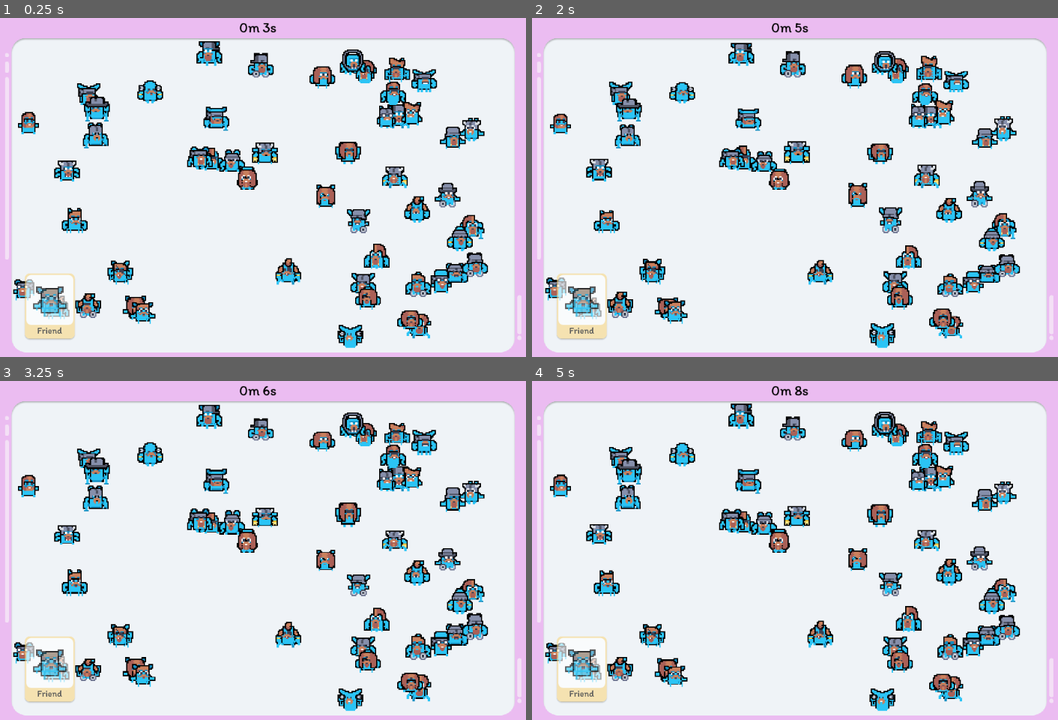
Above: before the commit, frames 1-4 (two rows, left to right).
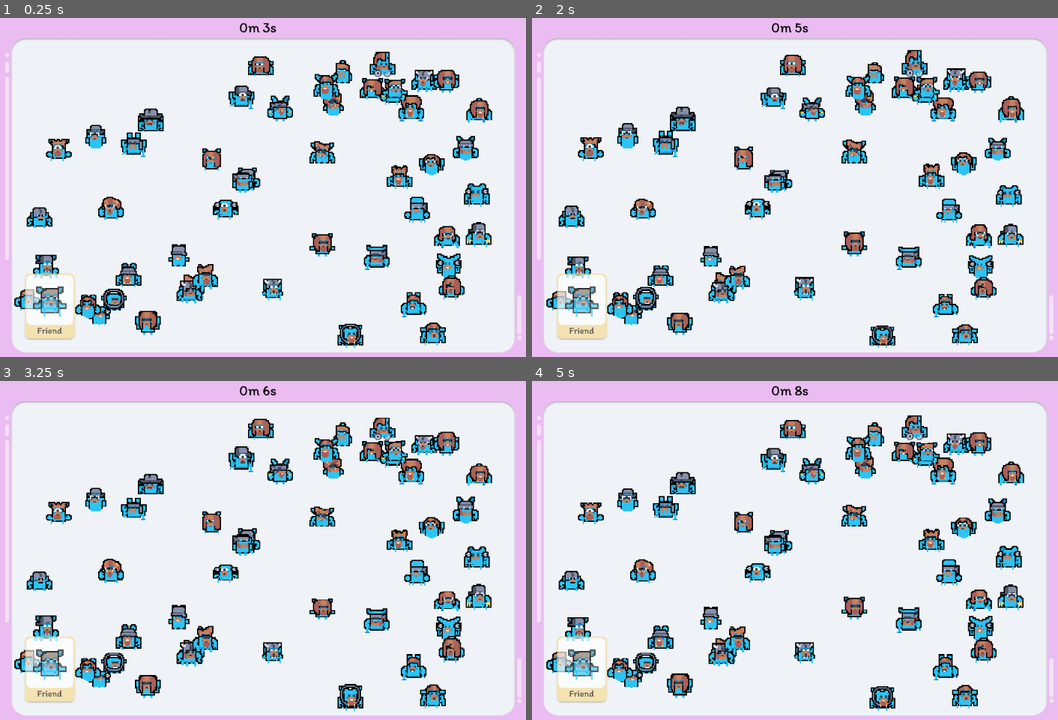
Above: after the commit, the same moments.

Repository: brettkolodny/find-your-friend
Game: Godot game, scene res://Scenes/Level/Level.tscn
Two runs of this game, one before a commit and one after it. Both use one fixed random seed, a clock stepped at 60 frames per second and the inputs below. The project has no main scene, so this scene is started directly.
Inputs (mouse positions are in pixels of both pictures, inside the frame that each line leads up to):
- Up to frame 1 (0.25 s): no input
- Up to frame 2 (2 s): move the mouse to (579, 306) at 0.52 s; click (579, 306) at 0.6 s; move the mouse to (668, 211) at 1.27 s; click (668, 211) at 1.35 s
- Up to frame 3 (3.25 s): move the mouse to (320, 479) at 2.02 s; click (320, 479) at 2.1 s; move the mouse to (226, 625) at 2.77 s; click (226, 625) at 2.85 s
- Up to frame 4 (5 s): move the mouse to (968, 608) at 3.52 s; click (968, 608) at 3.6 s; move the mouse to (610, 503) at 4.27 s; click (610, 503) at 4.35 s

The runs differ from the first frame. In frame 1, 19% of the frame differs, in the area x 2-94%, y 6-98%; in frame 2, 19%, in the area x 2-94%, y 7-98%; in frame 3, 19%; in frame 4, 19%.

Commit message:
fix friend only facing one direction

Diff:
--- a/Scenes/Level/Level.gd
+++ b/Scenes/Level/Level.gd
@@ -18,6 +18,8 @@
 	var new_character: Node2D = node.instance()
 	new_character.scale = character_scale
 
+	if randi() % 2:
+		new_character.scale.x *= -1
 
 	var rand_x = randi() % int(spawn_area_size.x)
 	var rand_y = randi() % int(spawn_area_size.y)
@@ -117,11 +119,10 @@
 		if Input.is_action_just_pressed("ui_left_click"):
 			var friend = get_tree().get_nodes_in_group("friend")[0]
 			if self.character_is_hit(friend):
-				print("hit friend")
+				Global.level_win(OS.get_ticks_msec() - self.start_time)
 			else:
 				var peeps = get_tree().get_nodes_in_group("peep")
 				for peep in peeps:
 					if self.character_is_hit(peep):
-						print("Hit peep")
-						return
-				print("Hit nothing")
+						Global.level_lose()
+						break
--- a/Scripts/Global.gd
+++ b/Scripts/Global.gd
@@ -128,9 +128,6 @@
 	var peeps = get_tree().get_nodes_in_group("peep")
 
 	for peep in peeps:
-		if randi() % 2:
-			peep.scale.x *= -1
-
 		var character = peep.get_node("Character")
 		var body = character.get_node("Body")
 		var arms = character.get_node("Arms")
@@ -153,3 +150,11 @@
 		facial_hair.texture = facial_hair_image
 		legs.texture = legs_image
 		head.texture = head_image
+
+
+func level_win(time):
+	print("won in %s" % str(time))
+
+
+func level_lose():
+	print("lost")
